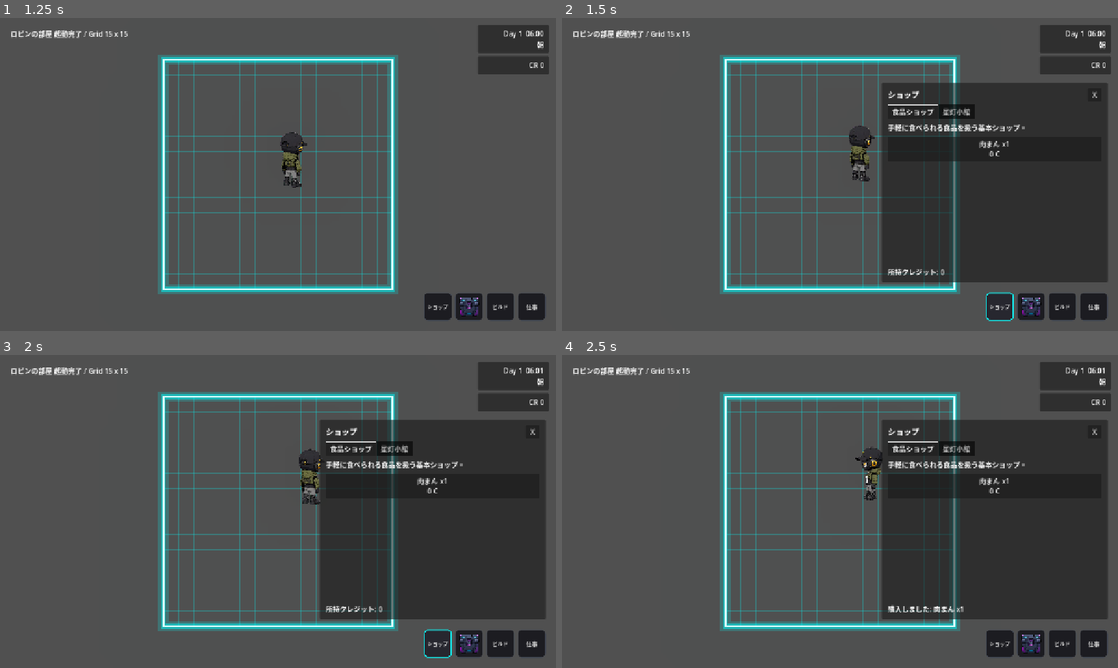
Above: before the commit, frames 1-4 (two rows, left to right).
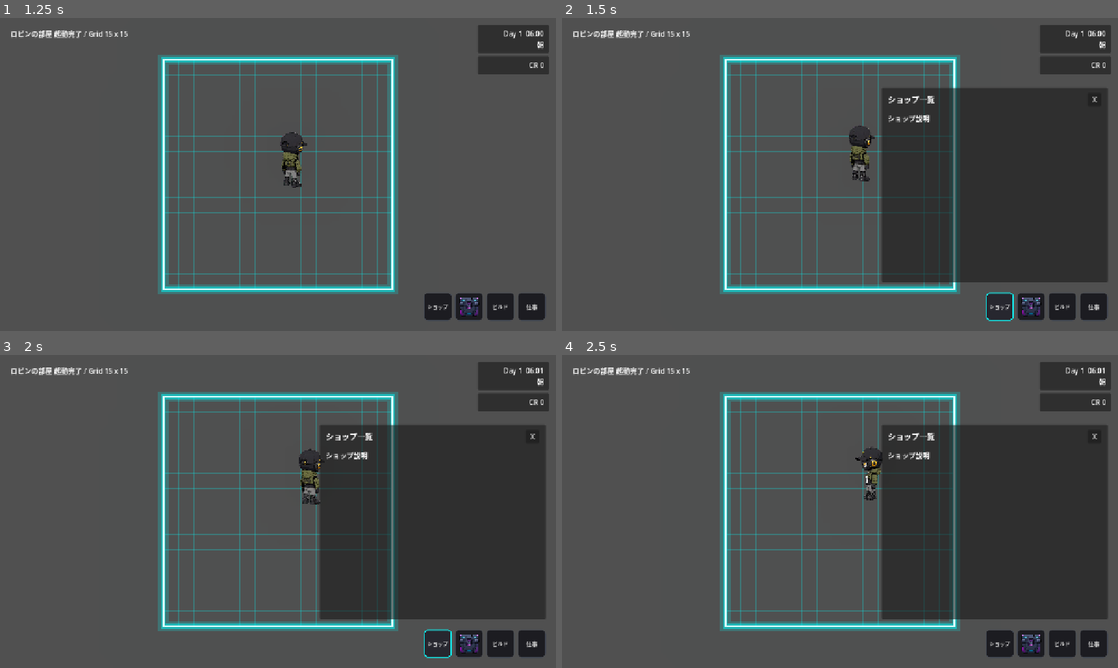
Above: after the commit, the same moments.

Repository: grimoire1089-coder/optimistic
Game: Godot game, scene res://Scenes/Boot/TitleScene.tscn
Two runs of this game, one before a commit and one after it. Both use one fixed random seed, a clock stepped at 60 frames per second and the inputs below.
Inputs (mouse positions are in pixels of both pictures, inside the frame that each line leads up to):
- Up to frame 1 (1.25 s): click "はじめる" at 0.5 s
- Up to frame 2 (1.5 s): click "ショップ" at 1.25 s
- Up to frame 3 (2 s): no input
- Up to frame 4 (2.5 s): click (995, 486) at 2 s, where only the run before the commit has a clickable "肉まん x1 0 C"

Frame 1 is identical in both runs. In frame 2, 1.9% of the frame differs, in the area x 57-98%, y 20-83%; in frame 3, 1.9%; in frame 4, 2.0%.
Error after the commit: Invalid access to property or key 'pressed' on a base object of type 'null instance'. (res://Scripts/UI/Shop/ShopMenu.gd:28)

Commit message:
Change shop menu to list then detail view

Diff:
--- a/Scripts/UI/Shop/ShopMenu.gd
+++ b/Scripts/UI/Shop/ShopMenu.gd
@@ -6,33 +6,38 @@
 @export var inventory_module_child_name: StringName = &"RobinInventoryModule"
 
 @onready var title_label: Label = $MarginContainer/Rows/Header/TitleLabel
+@onready var back_button: Button = $MarginContainer/Rows/Header/BackButton
 @onready var close_button: Button = $MarginContainer/Rows/Header/CloseButton
-@onready var tab_bar: TabBar = $MarginContainer/Rows/TabBar
-@onready var description_label: Label = $MarginContainer/Rows/DescriptionLabel
-@onready var item_list: VBoxContainer = $MarginContainer/Rows/ScrollContainer/ItemList
+@onready var shop_list_view: VBoxContainer = $MarginContainer/Rows/ShopListView
+@onready var shop_list: VBoxContainer = $MarginContainer/Rows/ShopListView/ShopListScroll/ShopList
+@onready var shop_detail_view: VBoxContainer = $MarginContainer/Rows/ShopDetailView
+@onready var portrait_rect: TextureRect = $MarginContainer/Rows/ShopDetailView/ShopTopArea/PortraitFrame/Portrait
+@onready var shop_name_label: Label = $MarginContainer/Rows/ShopDetailView/ShopTopArea/ShopInfo/ShopNameLabel
+@onready var description_label: Label = $MarginContainer/Rows/ShopDetailView/ShopTopArea/ShopInfo/DescriptionLabel
+@onready var item_list: VBoxContainer = $MarginContainer/Rows/ShopDetailView/ItemScroll/ItemList
 @onready var detail_label: Label = $MarginContainer/Rows/DetailLabel
 
 var _inventory_module: RobinInventoryModule
 var _shops: Array[ShopData] = []
-var _current_shop_index: int = 0
+var _selected_shop_index: int = -1
 
 
 func _ready() -> void:
 	visible = false
 	add_to_group(&"shop_menu")
+	back_button.pressed.connect(_on_back_pressed)
 	close_button.pressed.connect(close_menu)
-	tab_bar.tab_changed.connect(_on_tab_changed)
 	_connect_wallet_signal()
 	_resolve_inventory_module()
-	_setup_tabs()
-	_refresh()
+	_reload_shops()
+	_show_shop_list()
 
 
 func open_menu() -> void:
 	visible = true
 	_resolve_inventory_module()
-	_setup_tabs()
-	_refresh()
+	_reload_shops()
+	_show_shop_list()
 
 
 func close_menu() -> void:
@@ -40,11 +45,10 @@
 
 
 func toggle_menu() -> void:
-	visible = not visible
 	if visible:
-		_resolve_inventory_module()
-		_setup_tabs()
-		_refresh()
+		close_menu()
+		return
+	open_menu()
 
 
 func _connect_wallet_signal() -> void:
@@ -74,41 +78,73 @@
 		push_warning("ショップ用のインベントリモジュールが見つかりません。")
 
 
-func _setup_tabs() -> void:
-	tab_bar.clear_tabs()
+func _reload_shops() -> void:
 	_shops.clear()
-
 	if shop_database != null:
 		_shops = shop_database.get_shops()
-
-	for shop in _shops:
-		tab_bar.add_tab(shop.display_name)
-
-	_current_shop_index = clampi(_current_shop_index, 0, max(_shops.size() - 1, 0))
-	if _shops.size() > 0:
-		tab_bar.current_tab = _current_shop_index
-
-
-func _refresh() -> void:
+	if _selected_shop_index >= _shops.size():
+		_selected_shop_index = -1
+
+
+func _show_shop_list() -> void:
+	_selected_shop_index = -1
+	title_label.text = "ショップ一覧"
+	back_button.visible = false
+	shop_list_view.visible = true
+	shop_detail_view.visible = false
+	_clear_shop_list()
 	_clear_item_list()
-	title_label.text = "ショップ"
 
 	if shop_database == null:
-		description_label.text = "ショップデータベースが未設定です。"
-		detail_label.text = "ShopDatabase を割り当ててください。"
+		detail_label.text = "ShopDatabase が未設定です。"
 		return
 
 	if _shops.is_empty():
-		_setup_tabs()
-
-	if _shops.is_empty():
-		description_label.text = "登録されたショップがありません。"
-		detail_label.text = "Data/Shops に ShopData を追加してください。"
-		return
-
-	var shop := _shops[_current_shop_index]
+		detail_label.text = "登録されたショップがありません。"
+		return
+
+	for index in range(_shops.size()):
+		shop_list.add_child(_create_shop_button(_shops[index], index))
+
+	detail_label.text = "行きたいお店を選んでください。"
+
+
+func _create_shop_button(shop: ShopData, index: int) -> Button:
+	var button := Button.new()
+	button.custom_minimum_size = Vector2(0, 72)
+	button.size_flags_horizontal = Control.SIZE_EXPAND_FILL
+	button.mouse_default_cursor_shape = Control.CURSOR_POINTING_HAND
+	button.focus_mode = Control.FOCUS_NONE
+	button.clip_text = true
+	button.text = "%s\n%s" % [shop.display_name, shop.description]
+	button.pressed.connect(Callable(self, "_on_shop_selected").bind(index))
+	return button
+
+
+func _show_shop_detail(shop_index: int) -> void:
+	if shop_index < 0 or shop_index >= _shops.size():
+		_show_shop_list()
+		return
+
+	_selected_shop_index = shop_index
+	var shop := _shops[_selected_shop_index]
+	title_label.text = shop.display_name
+	back_button.visible = true
+	shop_list_view.visible = false
+	shop_detail_view.visible = true
+	shop_name_label.text = shop.display_name
 	description_label.text = shop.description
-
+	_apply_shop_portrait(shop)
+	_refresh_item_list(shop)
+
+
+func _apply_shop_portrait(shop: ShopData) -> void:
+	portrait_rect.texture = shop.portrait
+	portrait_rect.visible = shop.portrait != null
+
+
+func _refresh_item_list(shop: ShopData) -> void:
+	_clear_item_list()
 	var entries := shop.get_available_items()
 	if entries.is_empty():
 		detail_label.text = "このショップの商品はまだありません。"
@@ -139,6 +175,14 @@
 	return button
 
 
+func _on_shop_selected(shop_index: int) -> void:
+	_show_shop_detail(shop_index)
+
+
+func _on_back_pressed() -> void:
+	_show_shop_list()
+
+
 func _on_buy_pressed(entry: ShopItemData) -> void:
 	if entry == null:
 		return
@@ -149,18 +193,25 @@
 
 	var total_price := entry.get_total_price()
 	if not _spend_credits(total_price, entry):
-		_refresh()
+		_refresh_current_shop_detail()
 		detail_label.text = "クレジットが足りません。必要: %d / 所持: %d" % [total_price, _get_wallet_credits()]
 		return
 
 	if not _add_entry_to_inventory(entry):
 		_refund_credits(total_price, entry)
-		_refresh()
+		_refresh_current_shop_detail()
 		detail_label.text = "インベントリに空きがありません。購入を取り消しました。"
 		return
 
-	_refresh()
+	_refresh_current_shop_detail()
 	detail_label.text = "購入しました: %s x%d" % [entry.get_display_name(), max(entry.amount, 1)]
+
+
+func _refresh_current_shop_detail() -> void:
+	if _selected_shop_index < 0 or _selected_shop_index >= _shops.size():
+		_show_shop_list()
+		return
+	_show_shop_detail(_selected_shop_index)
 
 
 func _spend_credits(amount: int, entry: ShopItemData) -> bool:
@@ -204,16 +255,18 @@
 	return int(wallet.call("get_credits"))
 
 
+func _clear_shop_list() -> void:
+	for child in shop_list.get_children():
+		child.queue_free()
+
+
 func _clear_item_list() -> void:
 	for child in item_list.get_children():
 		child.queue_free()
 
 
-func _on_tab_changed(tab_index: int) -> void:
-	_current_shop_index = tab_index
-	_refresh()
-
-
 func _on_wallet_balance_changed(_new_balance: int, _delta: int, _reason: String) -> void:
-	if visible:
-		_refresh()
+	if not visible:
+		return
+	if _selected_shop_index >= 0:
+		_refresh_current_shop_detail()
